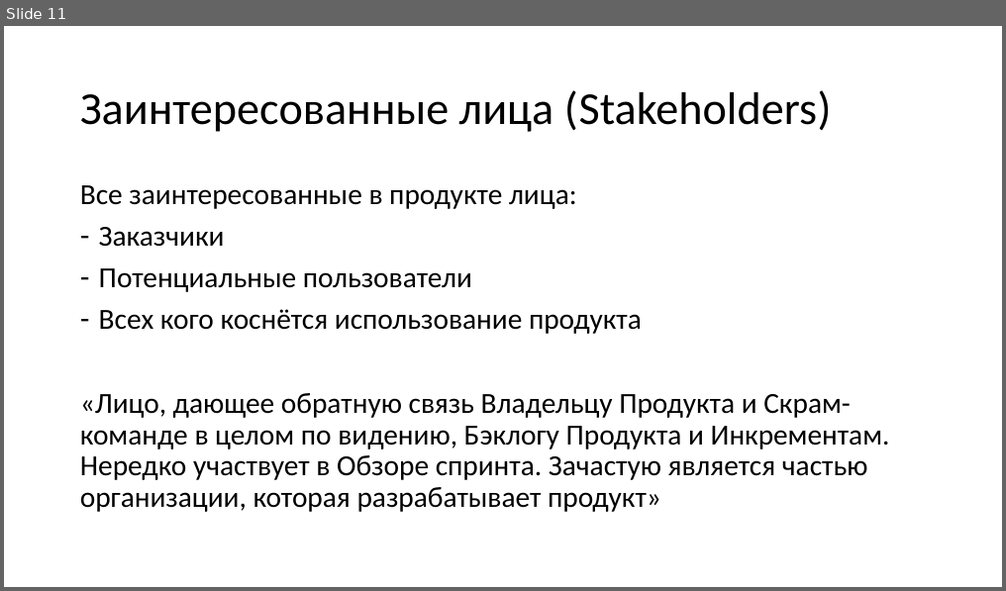
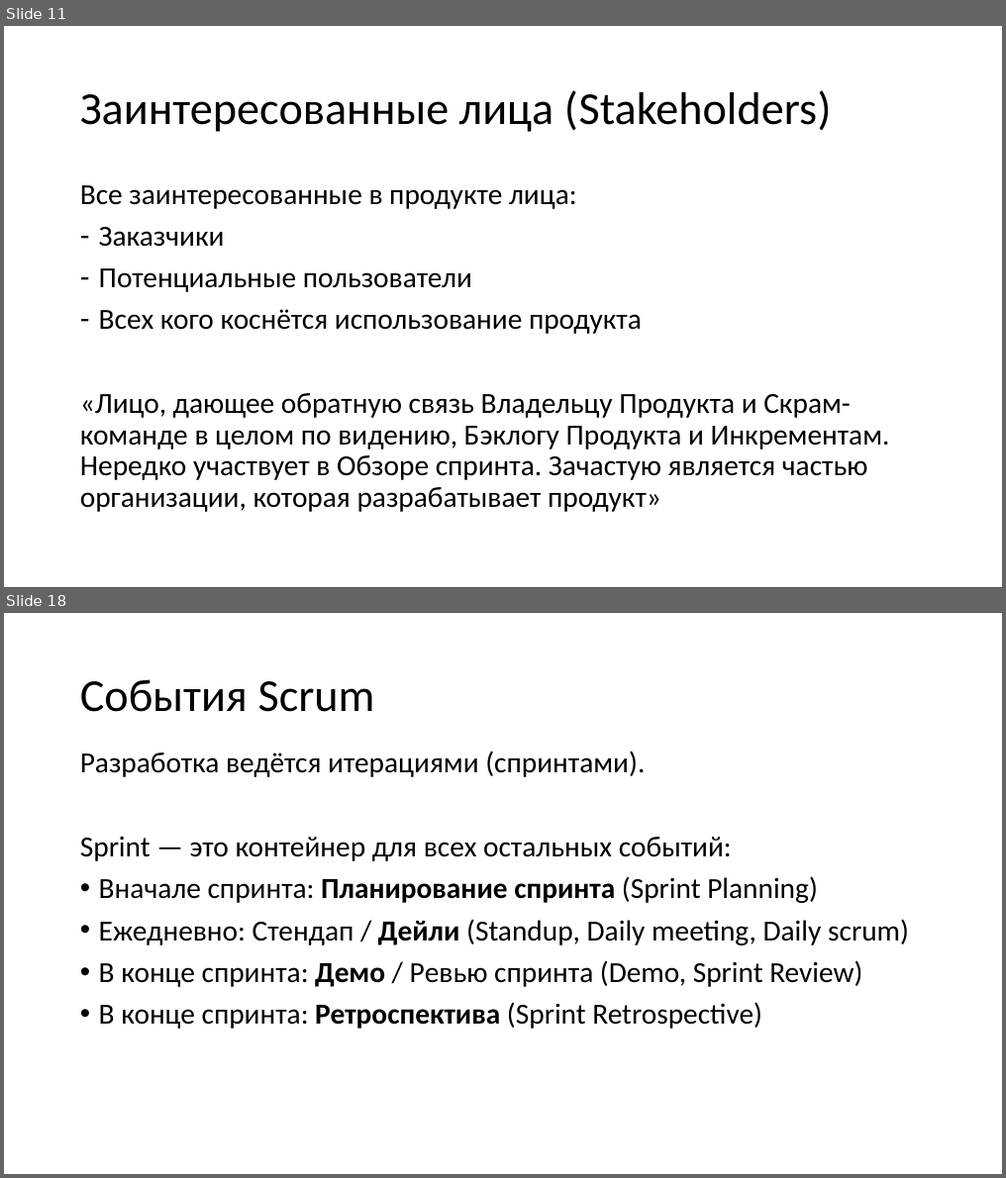
Before and after one commit to xtrueman/soft_dev_mgmt_course, a slide deck: slides/01-SCRUM.pptx. Shown one above the other, each under a label of ours: slide 11 before the commit, slides 11 and 18 after it; the slides between them are not shown. The pictures are 1006x591 and 1006x1178 pixels, drawn with LibreOffice and Linux fonts; fonts in the diff are those of the drawing. Boxes give left, top, right and bottom in pixels: in the first picture for what was removed or moved away, otherwise in the second. Text is boxed around its words. In the diff, an @@ line names an element or a change of style, - is before the commit and + after.

```diff
--- a/slides/01-SCRUM.pptx
+++ b/slides/01-SCRUM.pptx
@@ slide 18 added at [4, 613, 1002, 1174], background #FFFFFF @@
@@ title added at [80, 679, 375, 712], 44 pt, text #000000 @@
+События Scrum
@@ text added at [80, 751, 909, 1029], 28 pt, text #000000 @@
+Разработка ведётся итерациями (спринтами).
+Sprint — это контейнер для всех остальных событий:
+• Вначале спринта: Планирование спринта (Sprint Planning)
+• Ежедневно: Стендап / Дейли (Standup, Daily meeting, Daily scrum)
+• В конце спринта: Демо / Ревью спринта (Demo, Sprint Review)
+• В конце спринта: Ретроспектива (Sprint Retrospective)
```
Also in this commit, not shown: 2 slides changed, 11 other slides added, 6 other files.
